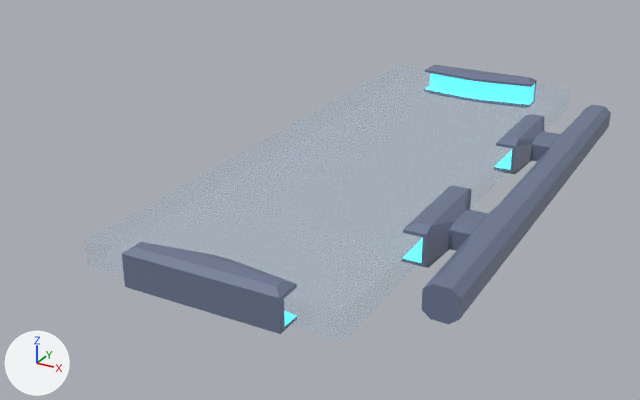
The glTF model models/MiniScreenLift.glb: old version first, new version second.
Before and after are seen from a 50 mm camera at (0.328, -1.321, 0.558) aimed at (-0.357, -0.075, -0.065). Every picture has the same lights, and +X, +Y and +Z are marked at lower left. Where no turn or scale is listed for an object, it has been applied to the vertices.

The scene before the commit, as lines of its bpy script (objects in view):
```python
me_cube_014 = bpy.data.meshes.new('Cube.014')
me_cube_014.from_pydata(...)  # 128 vertices, 252 faces; spans x -0.108..0.025, y -0.415..0.415, z -0.033..0.033
# faces by material slot: [240, 12]
me_cube_014.materials.append(mat_glassbordermaterial)  # blue #6e7994
me_cube_014.materials.append(mat_bluelightmaterial)  # cyan #5fdbe7
me_cube_023 = bpy.data.meshes.new('Cube.023')
me_cube_023.from_pydata(...)  # 36 vertices, 68 faces; spans x -1.01..1.01, y -1.75..1.0, z -1.07..1.07
# faces by material slot: [58, 10]
me_cube_023.materials.append(mat_glassbordermaterial)  # blue #6e7994
me_cube_023.materials.append(mat_bluelightmaterial)  # cyan #5fdbe7
ob_miniglassborder_001 = bpy.data.objects.new('MiniGlassBorder.001', me_cube_023)
ob_miniglassborder_001.location = (-0.28, 0.515, 0.0)
ob_miniglassborder_001.scale = (0.12, 0.02, 0.03)
ob_miniglassborder_002 = bpy.data.objects.new('MiniGlassBorder.002', me_cube_023)
ob_miniglassborder_002.location = (-0.28, -0.515, 0.0)
ob_miniglassborder_002.rotation_euler = (0.0, 0.0, -3.142)  # degrees (0, 0, -180)
ob_miniglassborder_002.scale = (0.12, 0.02, 0.03)
ob_miniglassbottom = bpy.data.objects.new('MiniGlassBottom', me_cube_014)
ob_miniglassbottom.location = (0.0, 0.0, 0.0)
# also in view: 'MiniGlass.001' at (-0.28, 0.0, 0.0)
```
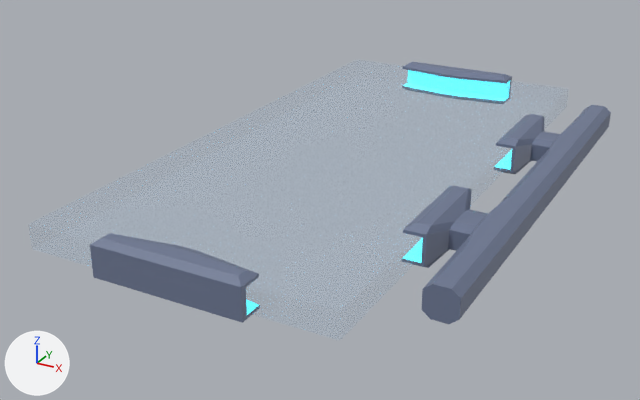
Where the change shows, as pixel boxes [x1, y1, x2, y2] in the pictures (640 x 400 px):
'MiniGlassBorder.002', moved: before [122, 242, 297, 334]; after [90, 233, 259, 323]
'MiniGlassBorder.001', moved: before [425, 65, 537, 87]; after [403, 62, 512, 83]

The edits, one by one:
Object 'MiniGlassBorder.001' (ob_miniglassborder_001) moves from (-0.28, 0.515, 0.0) to (-0.335, 0.515, 0.0).
Object 'MiniGlassBorder.002' (ob_miniglassborder_002) moves from (-0.28, -0.515, 0.0) to (-0.335, -0.515, 0.0).
